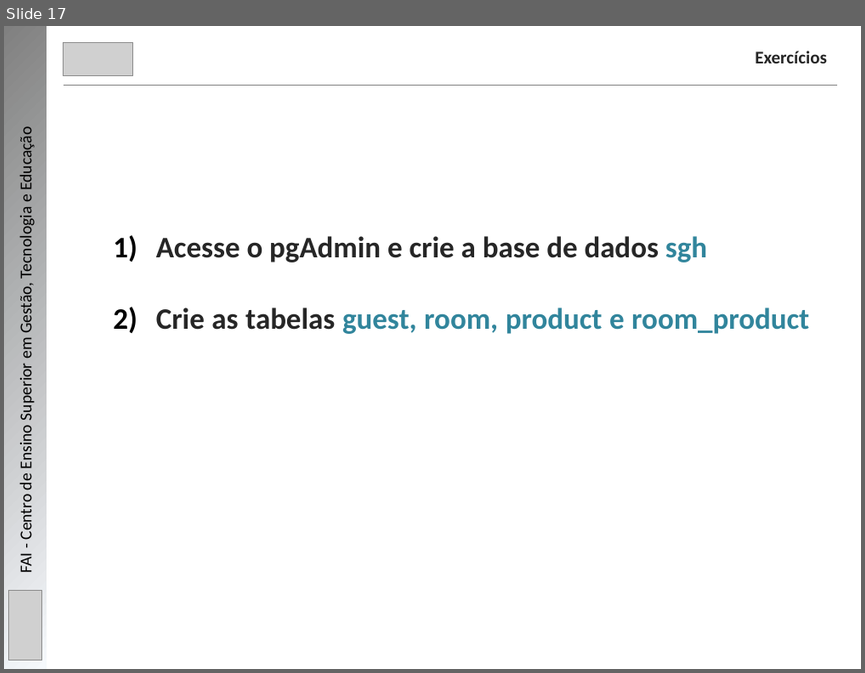
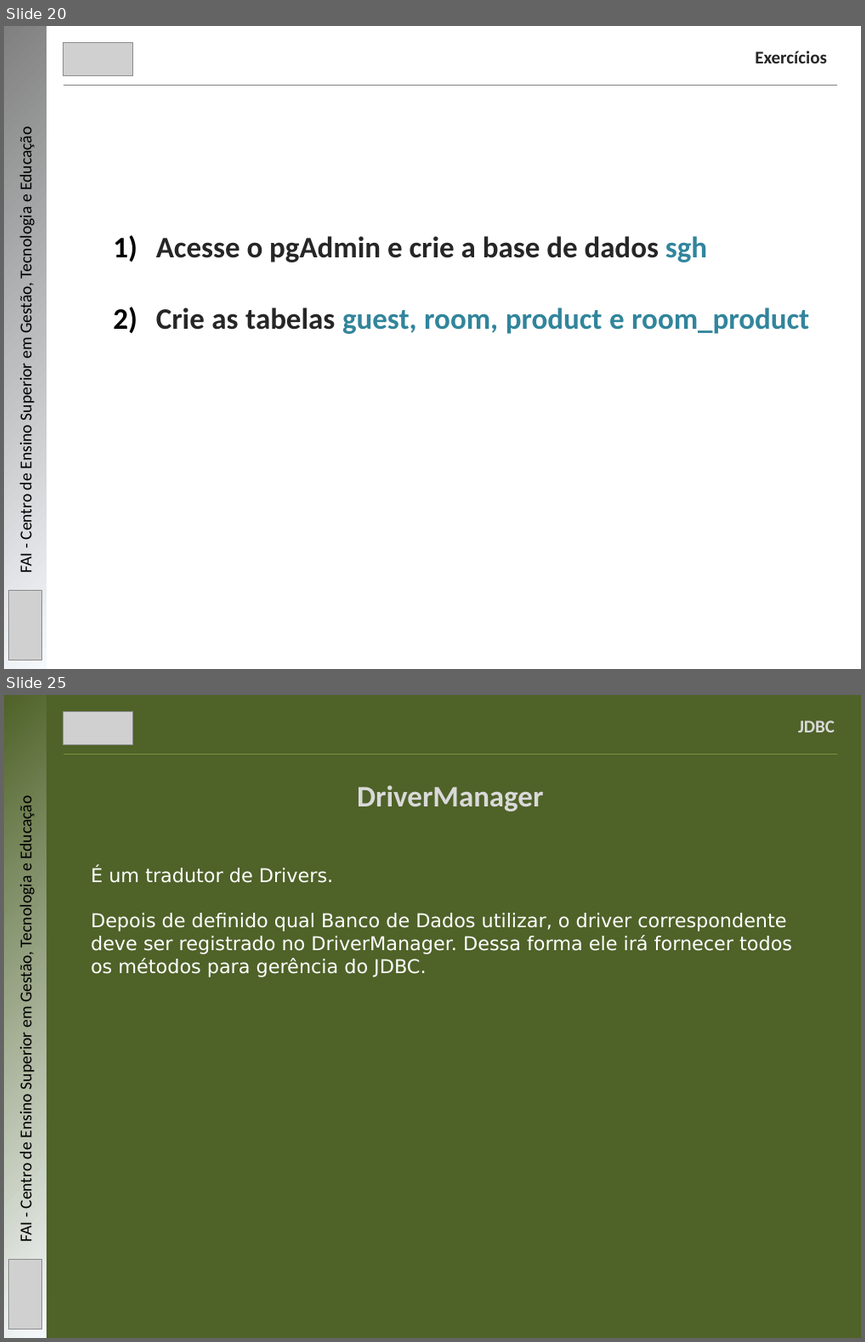
Before and after one commit to mbernardesp/lab-dev-software-sgh, a slide deck: slides/java-com-banco-de-dados.pptx. Shown one above the other, each under a label of ours: slide 17 before the commit, slides 20 and 25 after it; the slides between them are not shown. The pictures are 865x673 and 865x1342 pixels, drawn with LibreOffice and Linux fonts; fonts in the diff are those of the drawing; grey boxes stand for pictures. Boxes give left, top, right and bottom in pixels: in the first picture for what was removed or moved away, otherwise in the second. Text is boxed around its words. In the diff, an @@ line names an element or a change of style, - is before the commit and + after.

Commit message:
- Atualização do slide Java com banco de dados

```diff
--- a/slides/java-com-banco-de-dados.pptx
+++ b/slides/java-com-banco-de-dados.pptx
@@ slide 25 added at (4, 695, 861, 1338), background #4F6228 @@
@@ rectangle added at (4, 695, 46, 1338), fill gradient #F6F9FC to #4F6228 @@
@@ picture added at (64, 711, 133, 744) @@
@@ text added at (798, 721, 834, 732), 15 pt, text #D9D9D9, bold @@
+JDBC
@@ line added from (64, 755) to (837, 755), #4F6228 0.75 pt @@
@@ text added at (357, 785, 543, 811), 25 pt, text #D9D9D9, bold @@
+DriverManager
@@ text added at (16, 801, 36, 1241), 14 pt, text #000000 @@
+FAI - Centro de Ensino Superior em Gestão, Tecnologia e Educação
@@ text added at (91, 866, 792, 977), 16 pt, text #FFFFFF @@
+É um tradutor de Drivers.
+Depois de definido qual Banco de Dados utilizar, o driver correspondente deve ser registrado no DriverManager. Dessa forma ele irá fornecer todos os métodos para gerência do JDBC.
@@ picture added at (9, 1259, 42, 1329) @@
@@ what was slide 17 is now slide 20 @@
```
Also in this commit, not shown: 9 slides changed, 7 other slides added, 2 other files.
